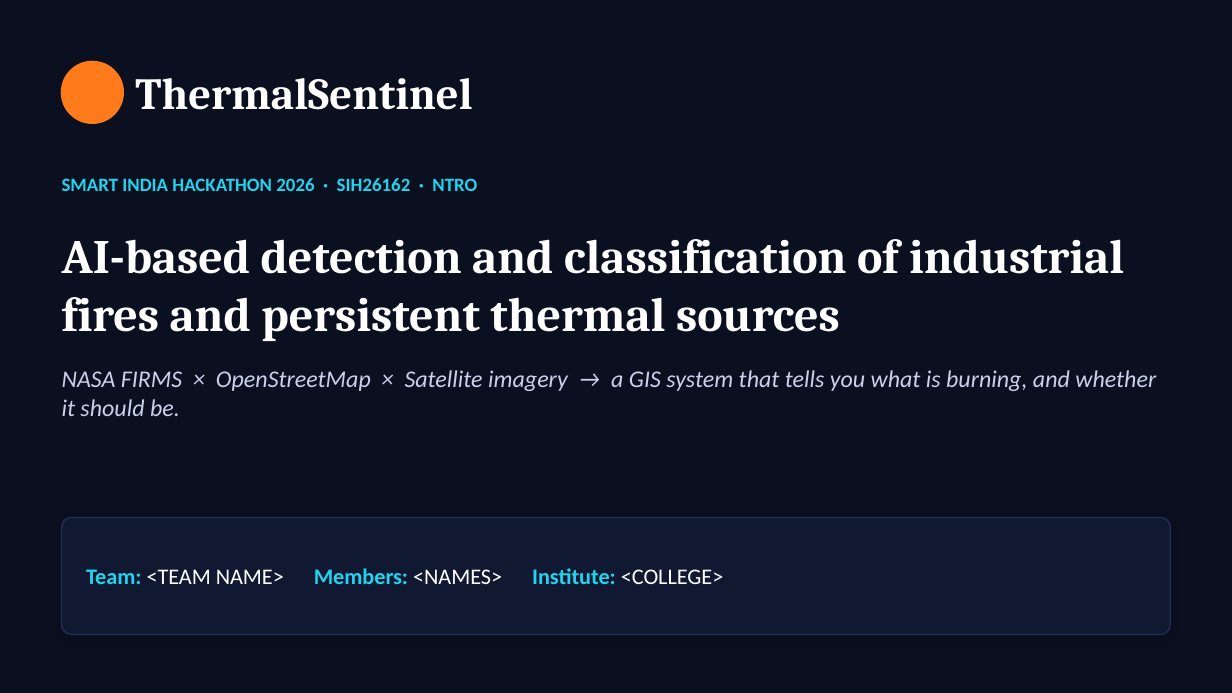
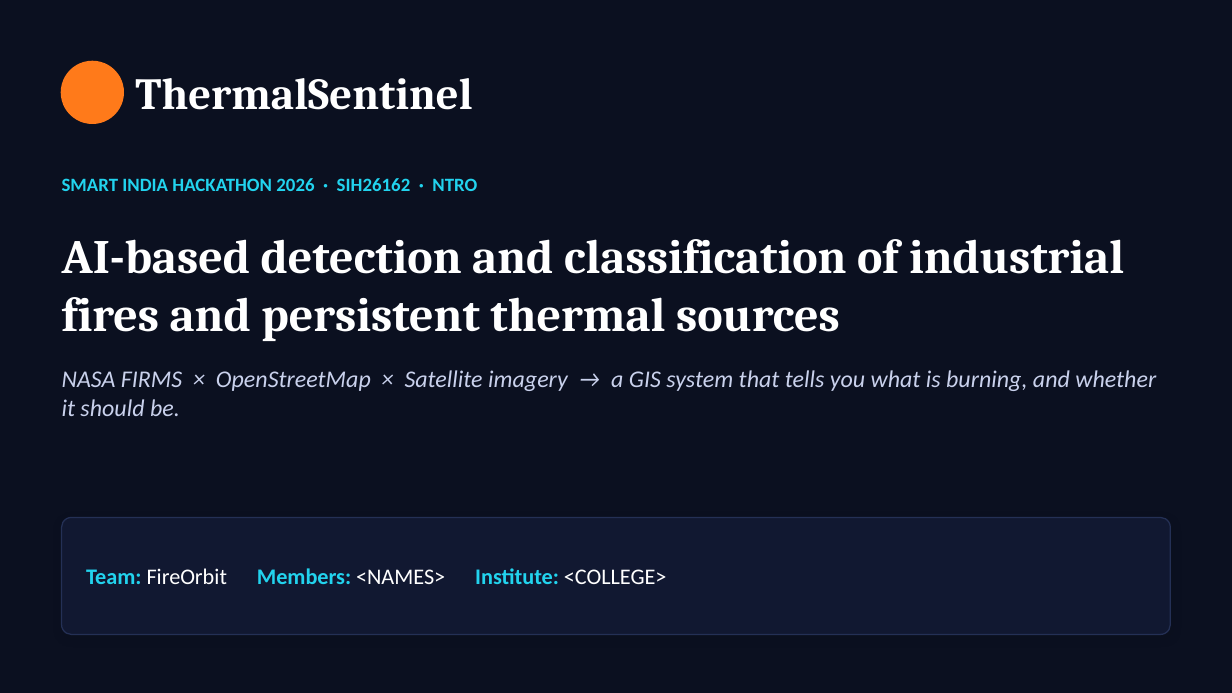
Before and after one commit to rahulskandagal/thermal-sentinel, a slide deck: slide 1 of docs/ThermalSentinel_Presentation_v2.pptx. Drawn at 1232x693 pixels with LibreOffice and Linux fonts; fonts in the diff are those of the drawing. Boxes give left, top, right and bottom in pixels: in the first picture for what was removed or moved away, otherwise in the second. Text is boxed around its words. In the diff, an @@ line names an element or a change of style, - is before the commit and + after.

```diff
--- a/docs/ThermalSentinel_Presentation_v2.pptx
+++ b/docs/ThermalSentinel_Presentation_v2.pptx
@@ text at (x1=86, y1=568, x2=667, y2=584): text changed @@
-Team: <TEAM NAME> Members: <NAMES> Institute: <COLLEGE>
+Team: FireOrbit Members: <NAMES> Institute: <COLLEGE>
```
Also in this commit, not shown: 6 other files.
